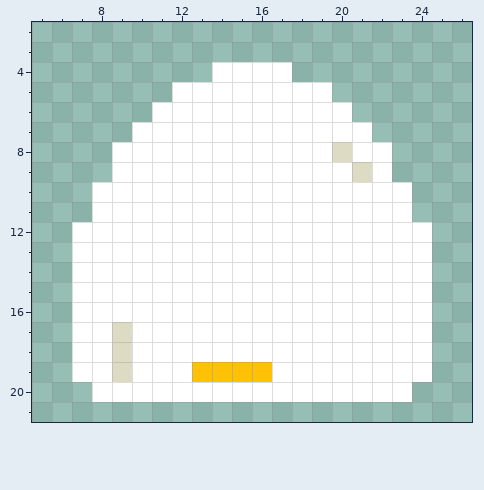
Edited in one commit: pixel-art sprite (packages/nouns-img-permutator/assets/layer-3/head-yolk.png). This is how it looked before the edit.
The file is 32x32 pixels. Colours within 5 levels of each other are drawn and written as one. Shown: x 5..26, y 2..21.
Now the later version:
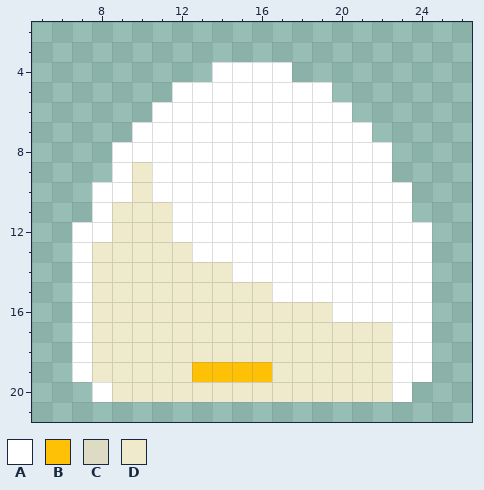
Palette (. is transparent): A #ffffff  B #ffc106  C #dedbc5  D #eeeacb
Edits made:
y 8: x 20 C -> A
y 9: x 10 A -> D; x 21 C -> A
y 10: x 10 A -> D
y 11..12: x 9..11 AAA -> DDD
y 13: x 8..12 AAAAA -> DDDDD
y 14: x 8..14 AAAAAAA -> DDDDDDD
y 15: x 8..16 AAAAAAAAA -> DDDDDDDDD
y 16: x 8..19 AAAAAAAAAAAA -> DDDDDDDDDDDD
y 17..18: x 8..22 ACAAAAAAAAAAAAA -> DDDDDDDDDDDDDDD
y 19: x 8..12 ACAAA -> DDDDD; x 17..22 AAAAAA -> DDDDDD
y 20: x 9..22 AAAAAAAAAAAAAA -> DDDDDDDDDDDDDD
